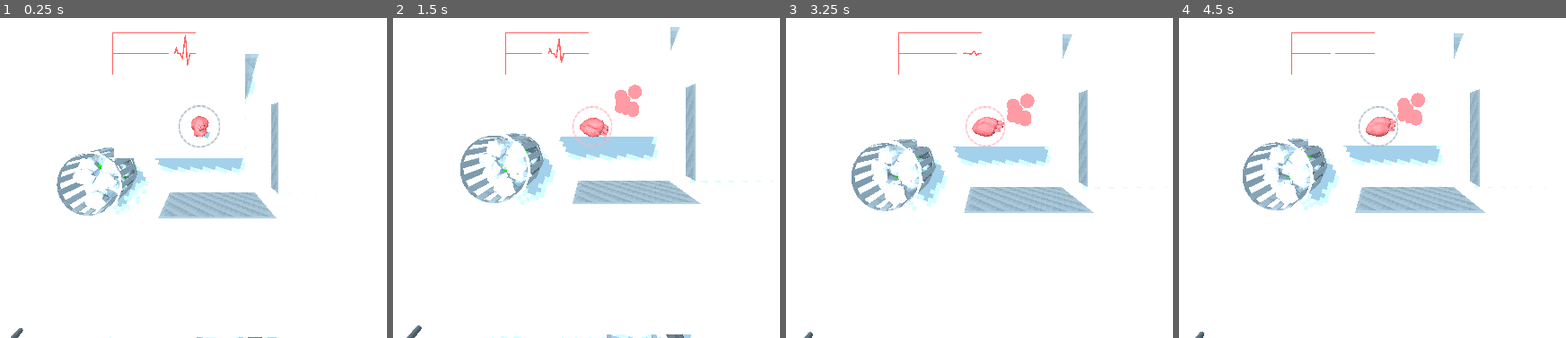
Above: before the commit, frames 1-4 (left to right).
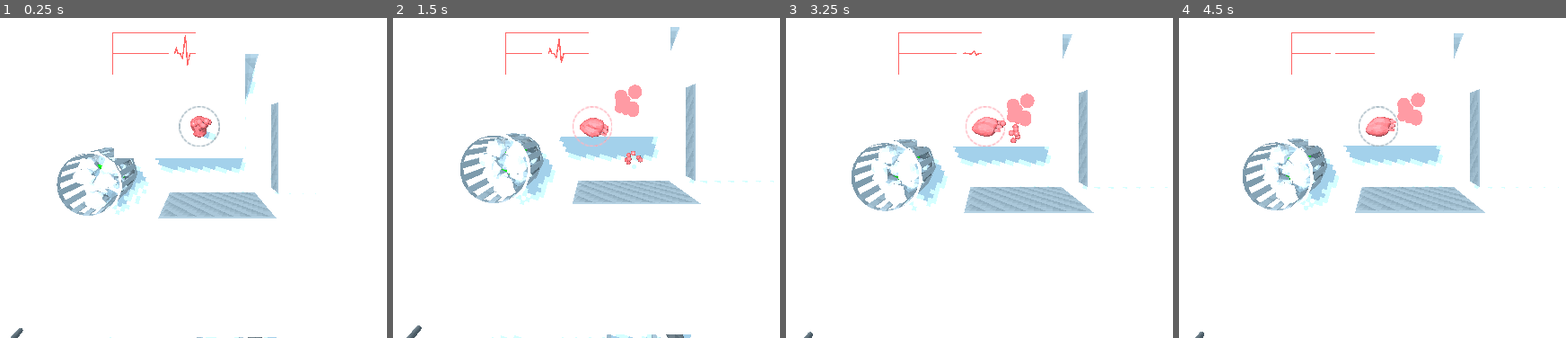
Above: after the commit, the same moments.

Repository: CaptainProton42/ldjam46
Game: Godot game, scene res://TestTopDown.tscn
Same seed, same stepped clock (60 frames per second), same inputs: the game is played once before the commit and once after it.
Inputs (mouse positions are in pixels of both pictures, inside the frame that each line leads up to):
- Up to frame 1 (0.25 s): no input
- Up to frame 2 (1.5 s): move the mouse to (749, 107) at 0.52 s; press the mouse at (749, 107) at 0.53 s; hold W (forward) 0.53-1.28 s; move the mouse to (447, 149) at 1.27 s; release the mouse at (447, 149) at 1.28 s; click (447, 149) at 1.35 s
- Up to frame 3 (3.25 s): move the mouse to (1056, 34) at 2.02 s; press the mouse at (1056, 34) at 2.03 s; hold W (forward) from 2.03 s (still down); move the mouse to (948, 210) at 2.77 s; release the mouse at (948, 210) at 2.78 s; click (948, 210) at 2.85 s
- Up to frame 4 (4.5 s): move the mouse to (outside the picture) at 3.52 s; release W (forward) at 3.53 s; press the mouse at (outside the picture) at 3.53 s; move the mouse to (outside the picture) at 4.27 s; release the mouse at (outside the picture) at 4.28 s; click (outside the picture) at 4.35 s

The runs differ from the first frame. In frame 1, 0.3% of the frame differs, in the area x 46-57%, y 27-41%; in frame 2, 0.1%; in frame 3, 0.1%; in frame 4, nothing differs.

Commit message:
Fixed heart animations.

Diff:
--- a/Heart.tscn
+++ b/Heart.tscn
@@ -13,7 +13,7 @@
 shader = ExtResource( 3 )
 shader_param/heart_color = Color( 1, 0.392157, 0.392157, 1 )
 shader_param/bloat = 1.0
-shader_param/squish = null
+shader_param/squish = 0.0
 shader_param/squish_dir = Vector3( 0, 1, 0 )
 shader_param/offset = Vector3( 1, 0.9, 0 )
 
@@ -89,10 +89,10 @@
 [sub_resource type="AnimationNodeAdd2" id=7]
 
 [sub_resource type="AnimationNodeAnimation" id=8]
+animation = "heartbeat"
+
+[sub_resource type="AnimationNodeAnimation" id=9]
 animation = "idle"
-
-[sub_resource type="AnimationNodeAnimation" id=9]
-animation = "heartbeat"
 
 [sub_resource type="AnimationNodeAnimation" id=10]
 animation = "unsquish"
@@ -104,13 +104,13 @@
 [sub_resource type="AnimationNodeTimeSeek" id=13]
 
 [sub_resource type="AnimationNodeBlendTree" id=14]
-graph_offset = Vector2( -305, 107.75 )
+graph_offset = Vector2( 0, 48.75 )
 nodes/Add2/node = SubResource( 7 )
 nodes/Add2/position = Vector2( 900, 260 )
-nodes/anim_didle/node = SubResource( 8 )
-nodes/anim_didle/position = Vector2( 20, 120 )
-nodes/anim_heartbeat/node = SubResource( 9 )
+nodes/anim_heartbeat/node = SubResource( 8 )
 nodes/anim_heartbeat/position = Vector2( 20, 240 )
+nodes/anim_idle/node = SubResource( 9 )
+nodes/anim_idle/position = Vector2( 20, 100 )
 nodes/anim_unsquish/node = SubResource( 10 )
 nodes/anim_unsquish/position = Vector2( 420, 380 )
 nodes/enable_unsquish/node = SubResource( 11 )
@@ -120,7 +120,7 @@
 nodes/heartbeat_restart/node = SubResource( 13 )
 nodes/heartbeat_restart/position = Vector2( 360, 220 )
 nodes/output/position = Vector2( 1180, 320 )
-node_connections = [ "output", 0, "Add2", "heartbeat_amplitude", 0, "anim_idle", "heartbeat_amplitude", 1, "heartbeat_restart", "heartbeat_restart", 0, "anim_heartbeat", "Add2", 0, "heartbeat_amplitude", "Add2", 1, "enable_unsquish", "enable_unsquish", 0, "anim_unsquish" ]
+node_connections = [ "output", 0, "Add2", "Add2", 0, "heartbeat_amplitude", "Add2", 1, "enable_unsquish", "heartbeat_restart", 0, "anim_heartbeat", "enable_unsquish", 0, "anim_unsquish", "heartbeat_amplitude", 0, "anim_idle", "heartbeat_amplitude", 1, "heartbeat_restart" ]
 
 [sub_resource type="SphereMesh" id=15]
 material = ExtResource( 5 )
@@ -190,9 +190,10 @@
 [node name="AnimationTree" type="AnimationTree" parent="."]
 tree_root = SubResource( 14 )
 anim_player = NodePath("../AnimationPlayer")
+active = true
 parameters/Add2/add_amount = 1.0
 parameters/enable_unsquish/seek_position = -1.0
-parameters/heartbeat_amplitude/blend_amount = 0.82
+parameters/heartbeat_amplitude/blend_amount = 1.0
 parameters/heartbeat_restart/seek_position = -1.0
 
 [node name="Control" type="Control" parent="."]
